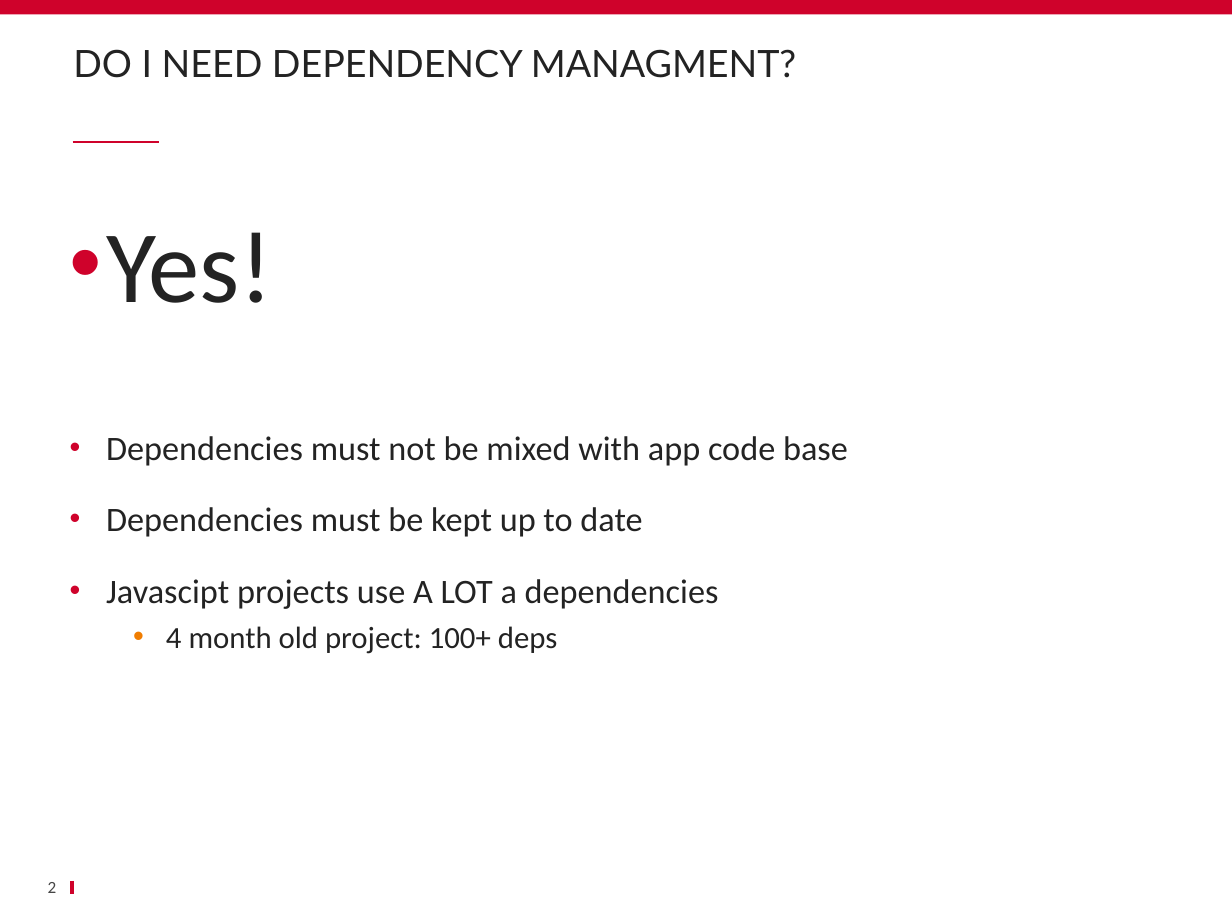
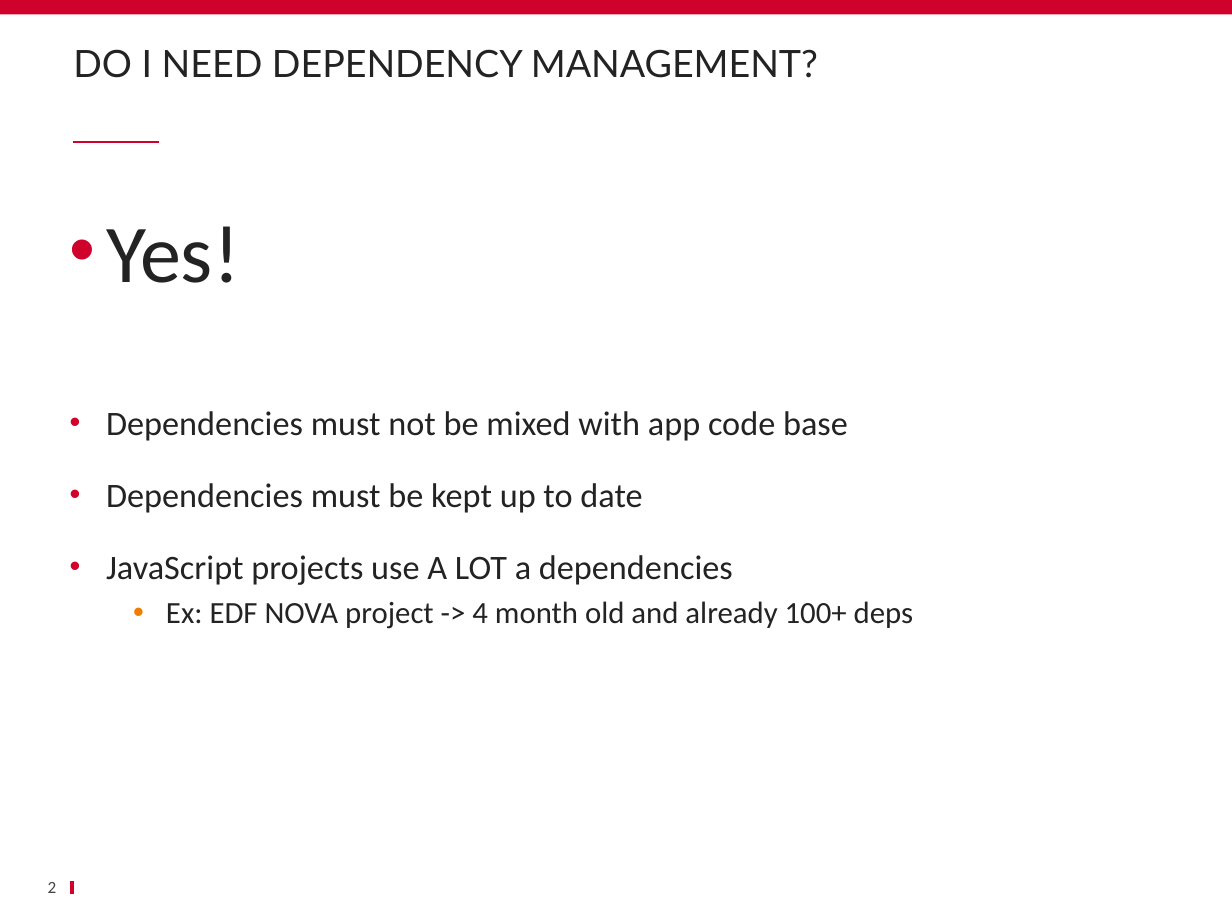
Before and after one commit to schassande/formation-angularjs1, a slide deck: slide 2 of Jour2/13 bower/13_bower.pptx. Drawn at 1232x924 pixels with LibreOffice and Linux fonts; fonts in the diff are those of the drawing; background and template pictures are left out. Boxes give left, top, right and bottom in pixels: in the first picture for what was removed or moved away, otherwise in the second. Text is boxed around its words. In the diff, an @@ line names an element or a change of style, - is before the commit and + after.

```diff
--- a/Jour2/13 bower/13_bower.pptx
+++ b/Jour2/13 bower/13_bower.pptx
@@ title at [73, 49, 818, 78]: text changed @@
-DO I NEED DEPENDENCY MANAGMENT?
+DO I NEED DEPENDENCY MANAGEMENT?
@@ text at [106, 226, 240, 283]: size 60 to 48 pt in "Yes!" @@
@@ text at [106, 555, 914, 629]: text changed; size 20 to 18 pt @@
-• Javascipt projects use A LOT a dependencies
-  • 4 month old project: 100+ deps
+• JavaScript projects use A LOT a dependencies
+  • Ex: EDF NOVA project -> 4 month old and already 100+ deps
```
Also in this commit, not shown: 7 other slides changed, 4 slides added, 2 slides removed, 1 other file.
